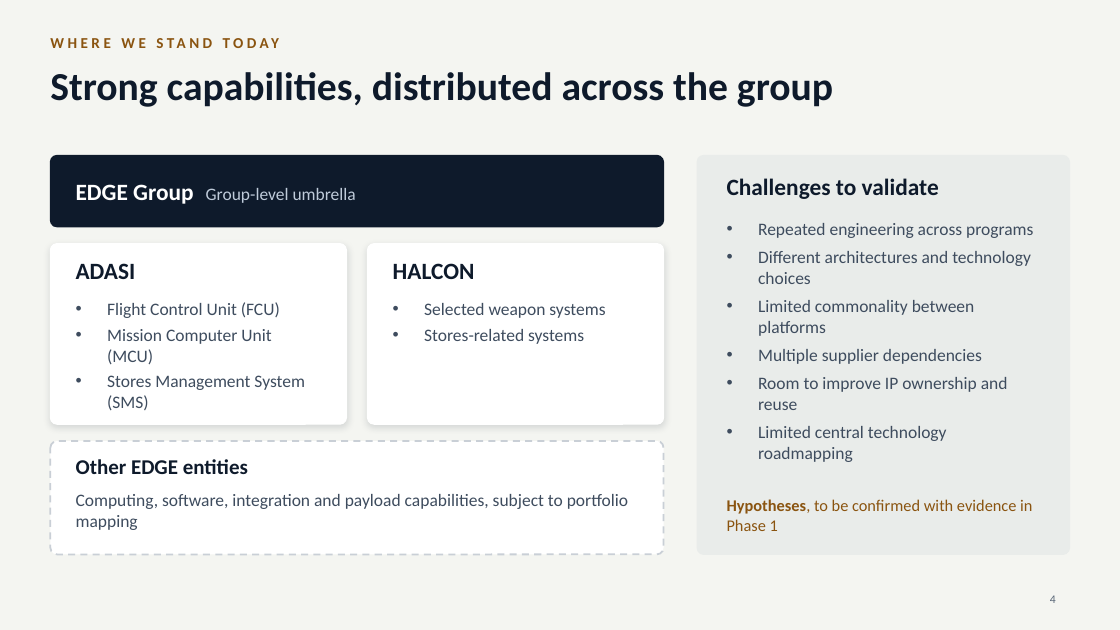
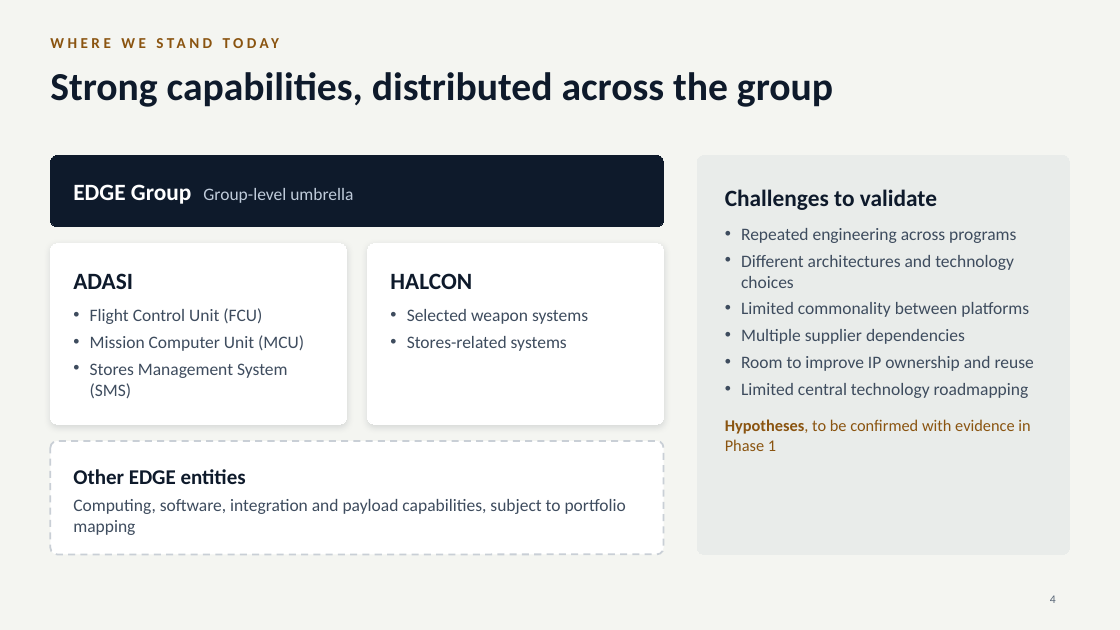
Before and after one commit to mmasabi/AIRepo, a slide deck: slide 4 of Avionics_CoE_Presentation.pptx. Drawn at 1120x630 pixels with LibreOffice and Linux fonts; fonts in the diff are those of the drawing. Boxes give left, top, right and bottom in pixels: in the first picture for what was removed or moved away, otherwise in the second. Text is boxed around its words. In the diff, an @@ line names an element or a change of style, - is before the commit and + after.

```diff
--- a/Avionics_CoE_Presentation.pptx
+++ b/Avionics_CoE_Presentation.pptx
@@ rounded rectangle "EDGE Group Group-level umbrella" at (50, 155, 664, 227): outline #0E1A2B 1 pt to #0E1A2B 0.75 pt @@
@@ rounded rectangle "Challenges to validate": place and size @@
-rounded rectangle "Challenges to validate" at (758, 223, 1033, 462)
+rounded rectangle "Challenges to validate" at (697, 155, 1070, 555)
@@ rounded rectangle "Challenges to validate" at (697, 155, 1070, 555): fill none to #E9ECEA; outline none to #E9ECEA 0.75 pt @@
@@ rounded rectangle removed at (697, 155, 1070, 555) @@
@@ text removed at (727, 178, 939, 199) @@
-Challenges to validate
@@ text in rounded rectangle at (73, 184, 353, 204): text added @@
+EDGE Group Group-level umbrella
@@ text removed at (76, 184, 356, 204) @@
-EDGE Group Group-level umbrella
@@ text in rounded rectangle at (725, 189, 937, 210): paragraph added @@
+Challenges to validate
@@ text in rounded rectangle at (741, 228, 1034, 398): indent changed; less space between paragraphs; more space between paragraphs @@
@@ rounded rectangle "ADASI": place and size @@
-rounded rectangle "ADASI" at (107, 302, 305, 410)
+rounded rectangle "ADASI" at (50, 244, 346, 424)
@@ rounded rectangle "ADASI" at (50, 244, 346, 424): fill none to #FFFFFF; outline none to #FFFFFF 0.75 pt; shadow on @@
@@ rounded rectangle removed at (50, 244, 346, 424) @@
@@ text removed at (76, 263, 136, 279) @@
-ADASI
@@ rounded rectangle "HALCON" at (368, 244, 664, 424): fill none to #FFFFFF; outline none to #FFFFFF 0.75 pt; shadow on @@
@@ rounded rectangle "HALCON": place and size @@
-rounded rectangle "HALCON" at (424, 303, 605, 344)
+rounded rectangle "HALCON" at (368, 244, 664, 424)
@@ rounded rectangle removed at (368, 244, 664, 424) @@
@@ text removed at (393, 263, 475, 279) @@
-HALCON
@@ text in rounded rectangle at (73, 273, 133, 289): paragraph added @@
+ADASI
@@ text in rounded rectangle at (390, 273, 472, 289): paragraph added @@
+HALCON
@@ text in rounded rectangle at (90, 308, 304, 398): indent changed; more space between paragraphs @@
@@ text in rounded rectangle at (407, 309, 588, 351): indent changed; more space between paragraphs @@
@@ text in rounded rectangle at (725, 419, 1030, 451): paragraph added @@
+Hypotheses, to be confirmed with evidence in Phase 1
@@ rounded rectangle "Other EDGE entities": place and size @@
-rounded rectangle "Other EDGE entities" at (76, 494, 628, 530)
+rounded rectangle "Other EDGE entities" at (50, 441, 664, 555)
@@ rounded rectangle "Other EDGE entities" at (50, 441, 664, 555): fill none to #FFFFFF; outline none to #C9CFD6 1.5 pt dashed @@
@@ rounded rectangle removed at (50, 441, 664, 555) @@
@@ text in rounded rectangle at (73, 469, 246, 484): paragraph added @@
+Other EDGE entities
@@ text removed at (76, 459, 248, 474) @@
-Other EDGE entities
@@ text removed at (727, 499, 1032, 531) @@
-Hypotheses, to be confirmed with evidence in Phase 1
```
Also in this commit, not shown: 11 other slides changed.
